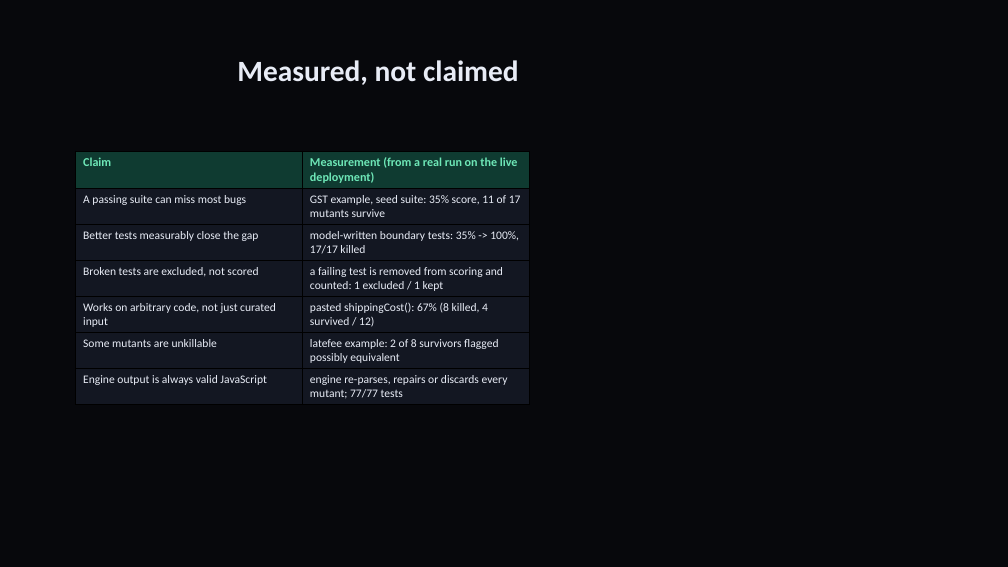
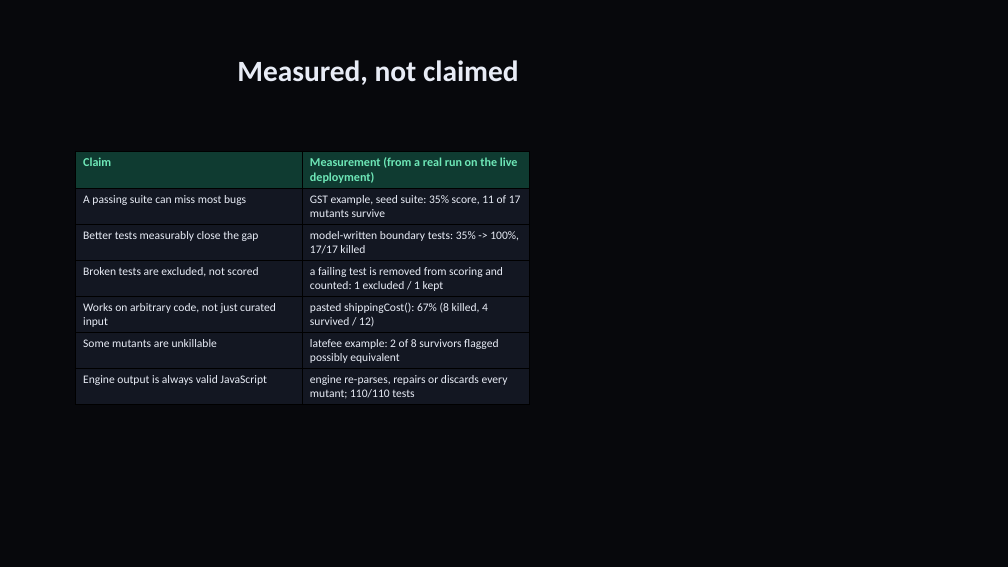
Before and after one commit to sgoel2be24-cyber/mutant, a slide deck: slide 5 of deck/Mutant-HackDevengers2.pptx. Drawn at 1008x567 pixels with LibreOffice and Linux fonts; fonts in the diff are those of the drawing. Boxes give left, top, right and bottom in pixels: in the first picture for what was removed or moved away, otherwise in the second. Text is boxed around its words. In the diff, an @@ line names an element or a change of style, - is before the commit and + after.

Commit message:
docs+deck: reframe around 'who checks AI-written tests?', surface the verified Kill-this-mutant loop, update demo steps and test counts (110)

```diff
--- a/deck/Mutant-HackDevengers2.pptx
+++ b/deck/Mutant-HackDevengers2.pptx
@@ table at <box>76,151,529,402</box> @@
-row 7, column 2: engine re-parses, repairs or discards every mutant; 77/77 tests
+row 7, column 2: engine re-parses, repairs or discards every mutant; 110/110 tests
```
Also in this commit, not shown: 6 other slides changed, 1 other file.
